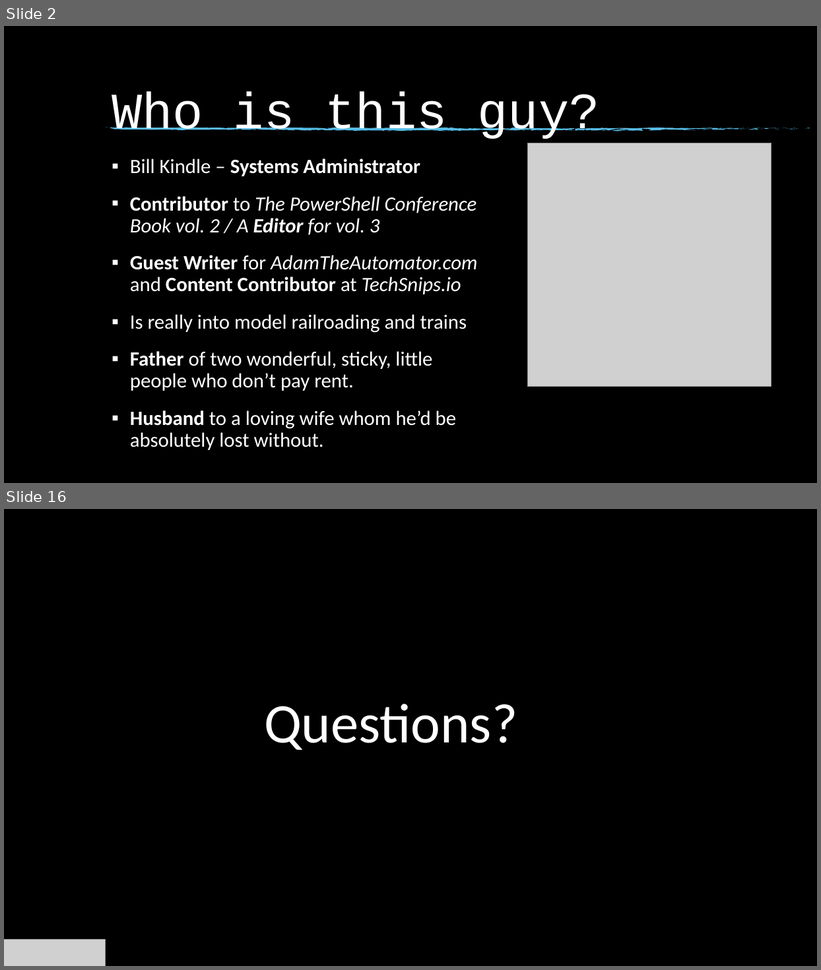
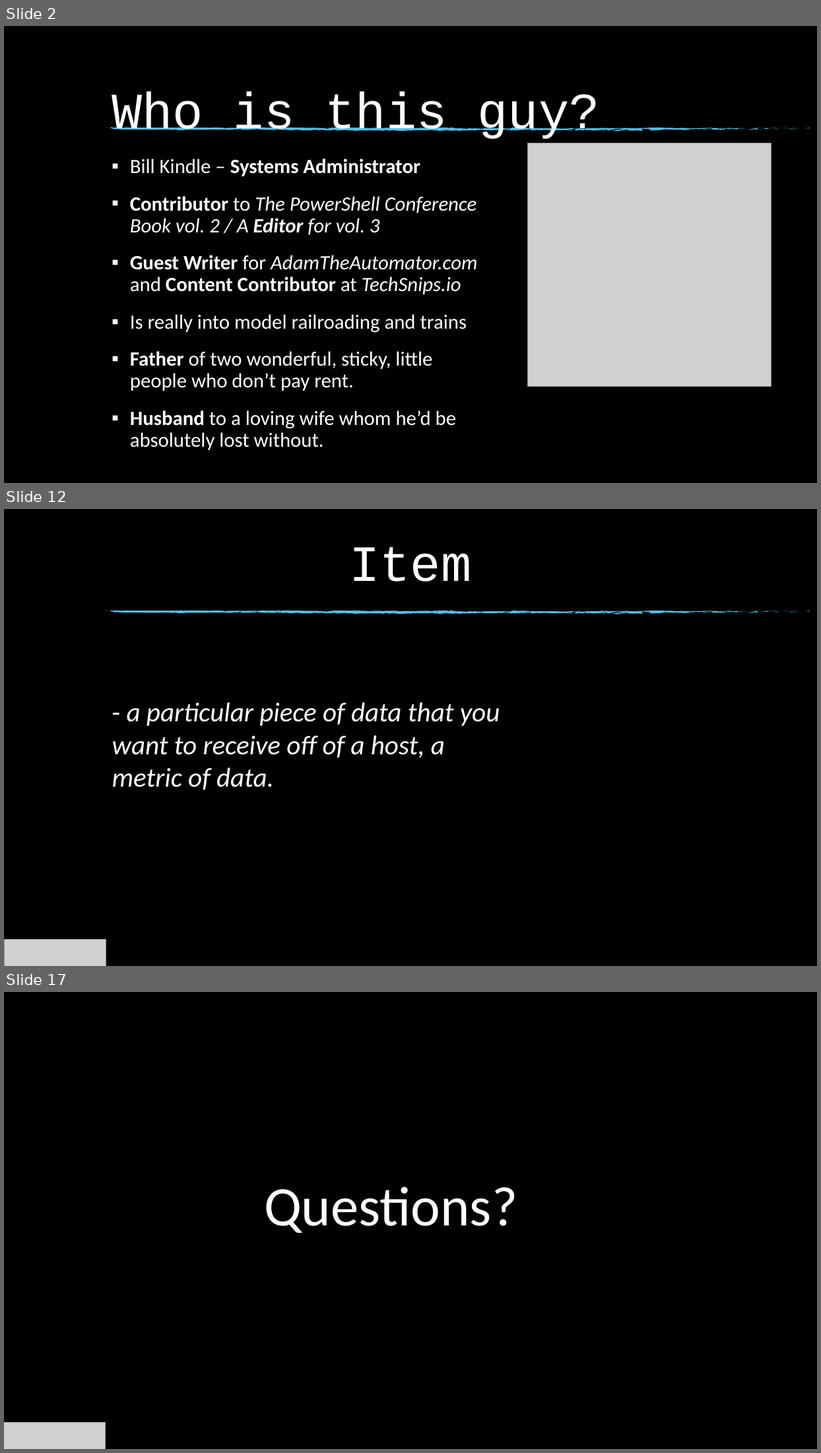
Before and after one commit to billkindle/FWVMUG_June_2020_Enterprise_Monitoring_With_Zabbix, a slide deck: FWVMUG_June_2020_Monitoring_ESXi_Zabbix.pptx. Shown one above the other, each under a label of ours: slides 2 and 16 before the commit, slides 2, 12 and 17 after it; the slides between them are not shown. The pictures are 821x970 and 821x1453 pixels, drawn with LibreOffice and Linux fonts; fonts in the diff are those of the drawing; grey boxes stand for pictures; background and template pictures are left out. Boxes give left, top, right and bottom in pixels: in the first picture for what was removed or moved away, otherwise in the second. Text is boxed around its words. In the diff, an @@ line names an element or a change of style, - is before the commit and + after.

```diff
--- a/FWVMUG_June_2020_Monitoring_ESXi_Zabbix.pptx
+++ b/FWVMUG_June_2020_Monitoring_ESXi_Zabbix.pptx
@@ slide 12 added at bbox=[4, 509, 817, 966], background picture (left out); not listed: 74 template elements that a slide beside it also shows @@
@@ title added at bbox=[350, 547, 472, 582], 60 pt, text #FFFFFF @@
+Item
@@ text added at bbox=[112, 702, 500, 790], 32 pt, text #FFFFFF, italic @@
+- a particular piece of data that you want to receive off of a host, a metric of data.
@@ picture added at bbox=[5, 940, 106, 966] @@
@@ what was slide 16 is now slide 17 @@
```
Also in this commit, not shown: 6 slides changed, 3 other slides added, 3 slides removed.
